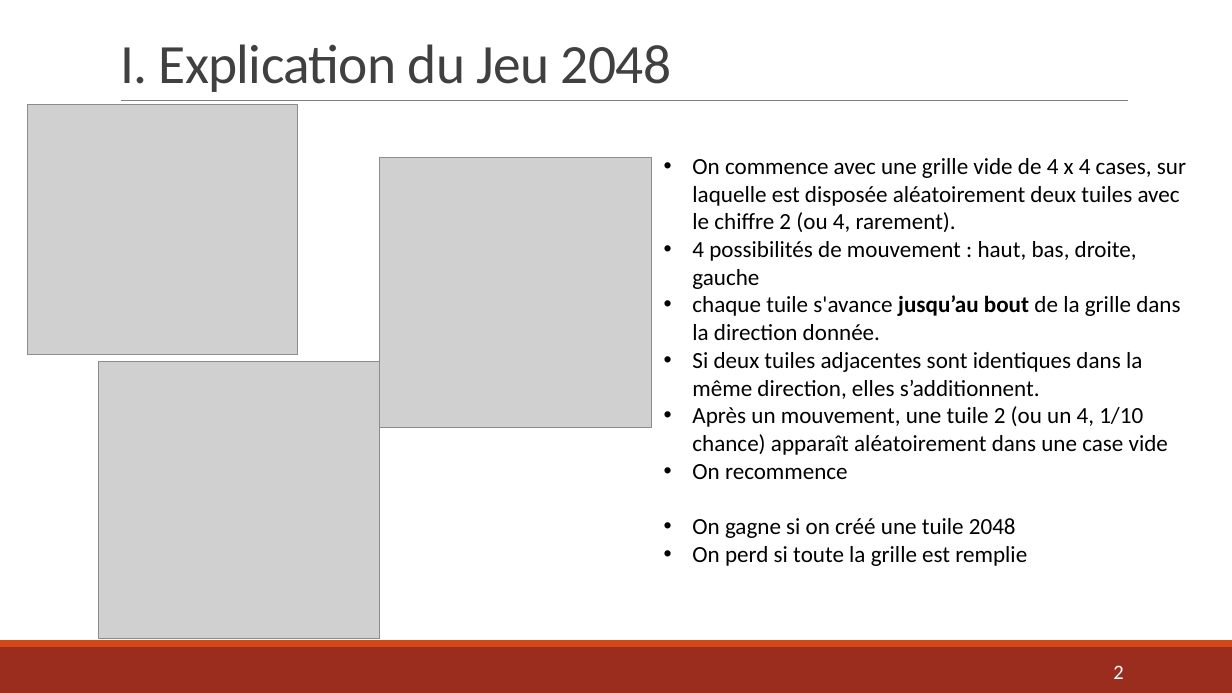
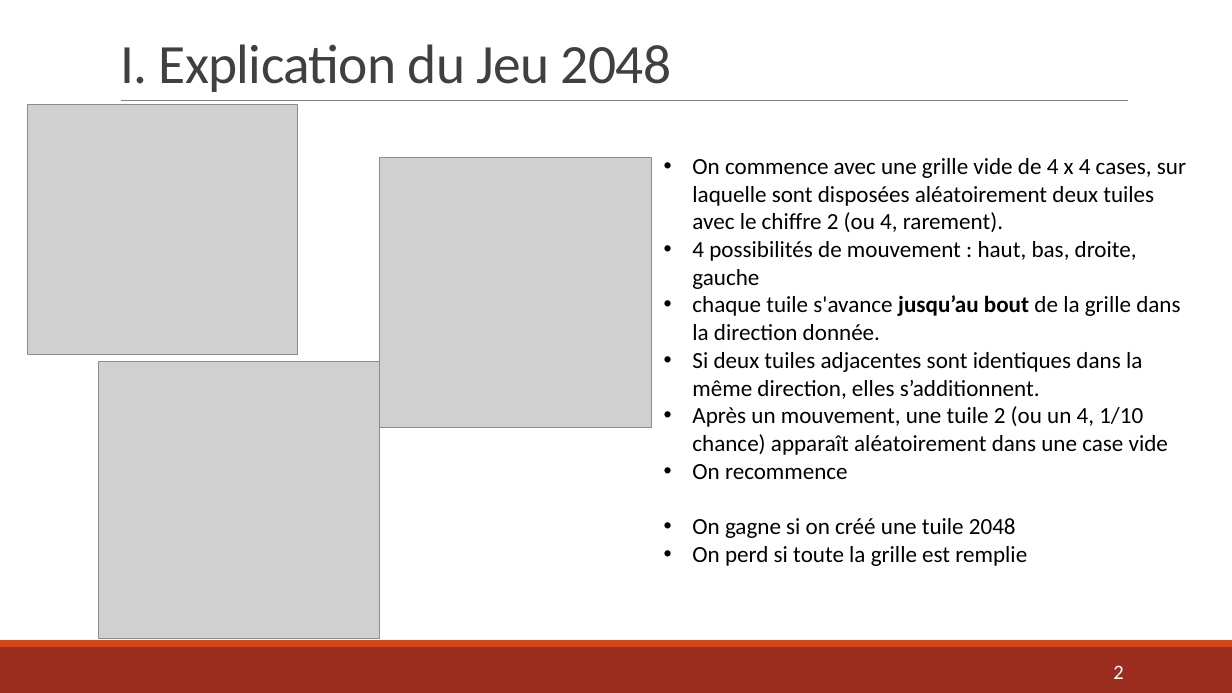
Before and after one commit to AlexandraDarco/prog_2048, a slide deck: slide 2 of Projet Info – Jeu 2048.pptx. Drawn at 1232x693 pixels with LibreOffice and Linux fonts; fonts in the diff are those of the drawing; grey boxes stand for pictures. Boxes give left, top, right and bottom in pixels: in the first picture for what was removed or moved away, otherwise in the second. Text is boxed around its words. In the diff, an @@ line names an element or a change of style, - is before the commit and + after.

```diff
--- a/Projet Info – Jeu 2048.pptx
+++ b/Projet Info – Jeu 2048.pptx
@@ text at (x1=692, y1=158, x2=1186, y2=232): text changed @@
-• On commence avec une grille vide de 4 x 4 cases, sur laquelle est disposée aléatoirement deux tuiles avec le chiffre 2 (ou 4, rarement).
+• On commence avec une grille vide de 4 x 4 cases, sur laquelle sont disposées aléatoirement deux tuiles avec le chiffre 2 (ou 4, rarement).
```
Also in this commit, not shown: 4 other slides changed, 1 other file.
